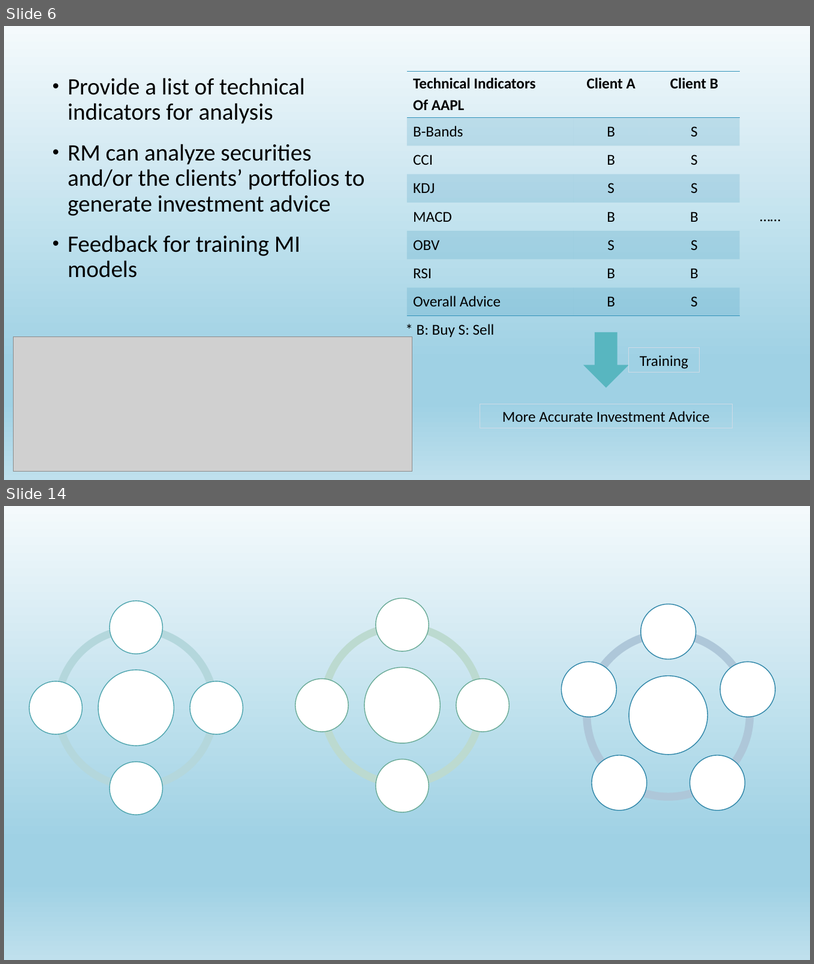
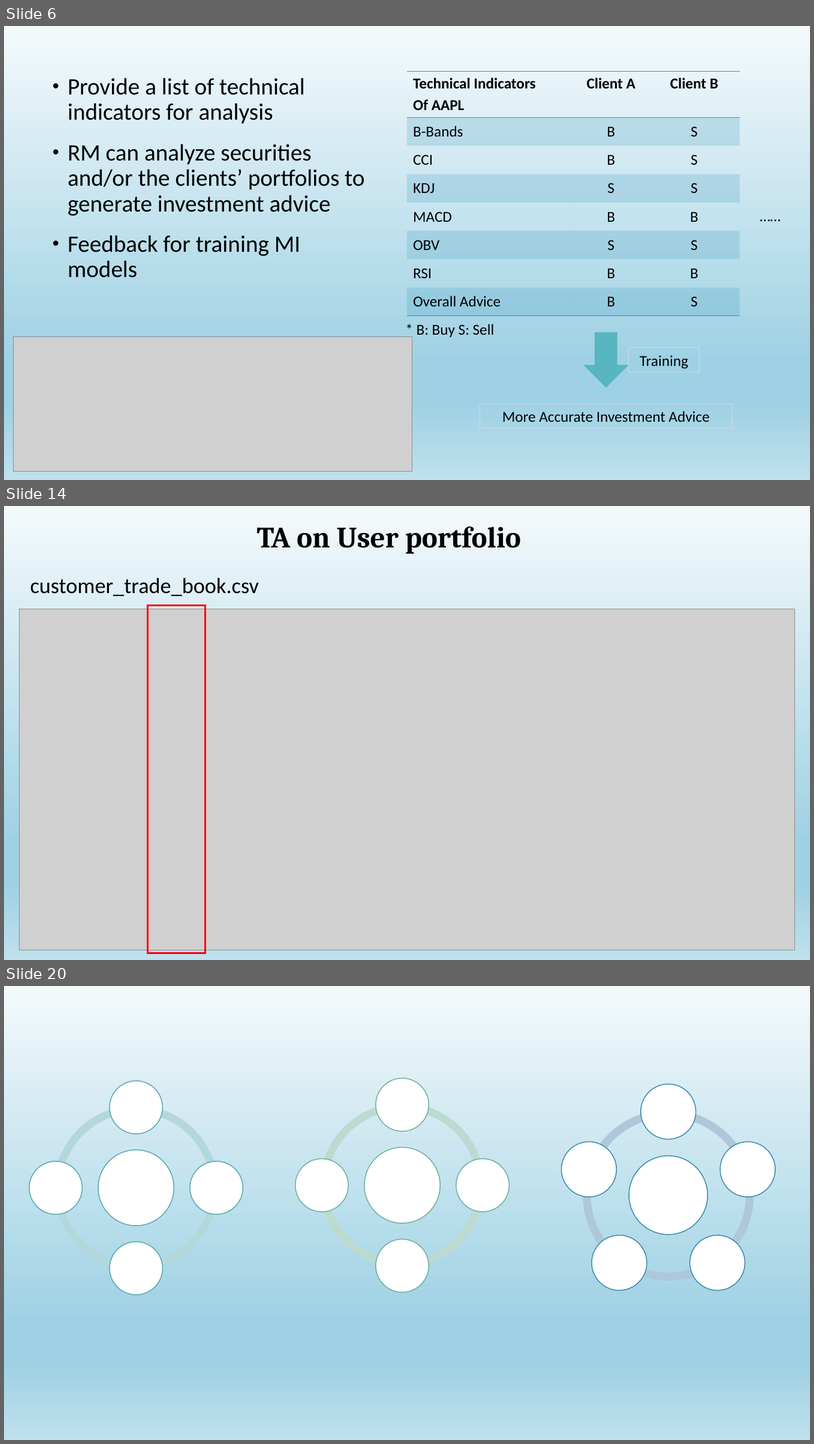
Before and after one commit to JaySiu/Investment-Information-Feed-System, a slide deck: doc/Project Idea Introdution.pptx. Shown one above the other, each under a label of ours: slides 6 and 14 before the commit, slides 6, 14 and 20 after it; the slides between them are not shown. The pictures are 814x964 and 814x1444 pixels, drawn with LibreOffice and Linux fonts; fonts in the diff are those of the drawing; grey boxes stand for pictures. Boxes give left, top, right and bottom in pixels: in the first picture for what was removed or moved away, otherwise in the second. Text is boxed around its words. In the diff, an @@ line names an element or a change of style, - is before the commit and + after.

Commit message:
map news to user portfolio

```diff
--- a/doc/Project Idea Introdution.pptx
+++ b/doc/Project Idea Introdution.pptx
@@ slide 14 added at (4,506,810,960), background gradient #F5F8FA to #EBF1F5 to #CEDBE6; not listed: 1 template element that a slide beside it also shows @@
@@ text added at (257,526,521,554), 35.1 pt, text #000000, bold @@
+TA on User portfolio
@@ text added at (30,577,260,596), 25.9 pt, text #000000 @@
+customer_trade_book.csv
@@ picture added at (19,609,795,950) @@
@@ rectangle added at (147,605,206,953), outline #FF0000 2.25 pt @@
@@ what was slide 14 is now slide 20 @@
```
Also in this commit, not shown: 12 slides changed, 5 other slides added, 12 other files.
